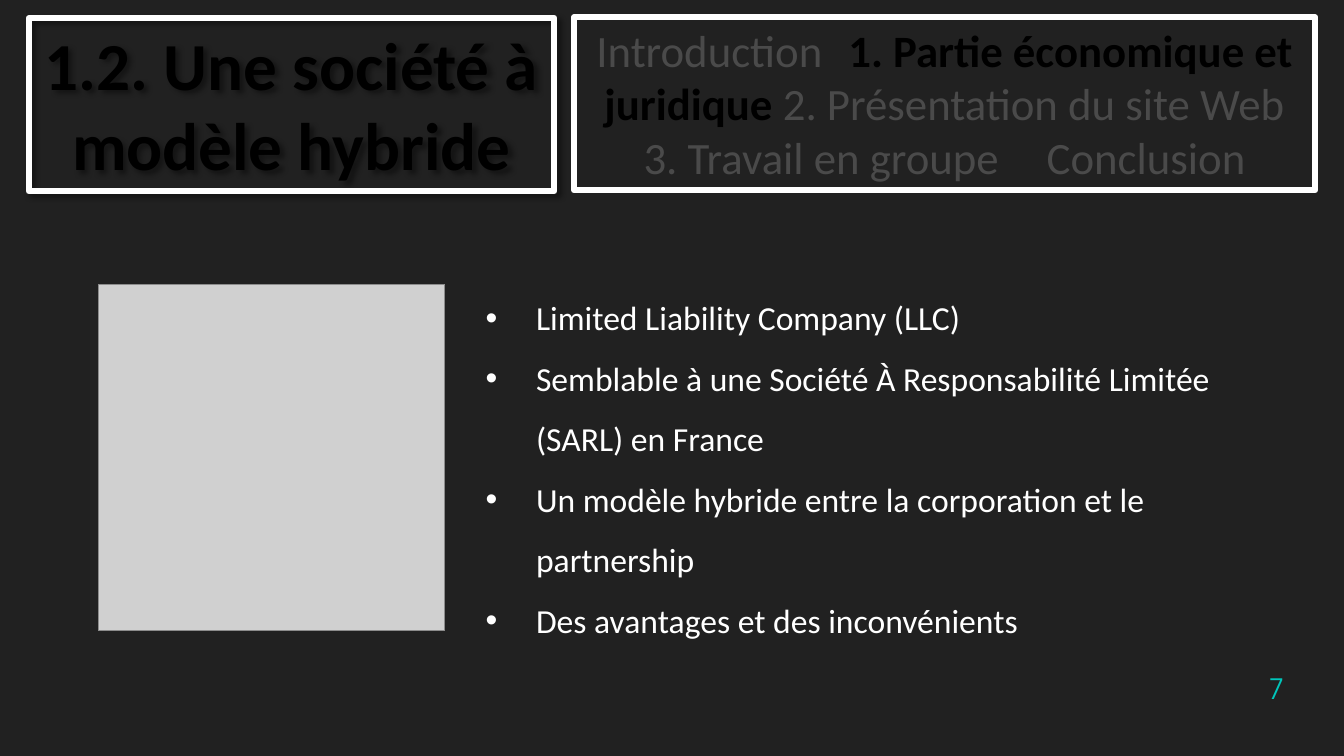
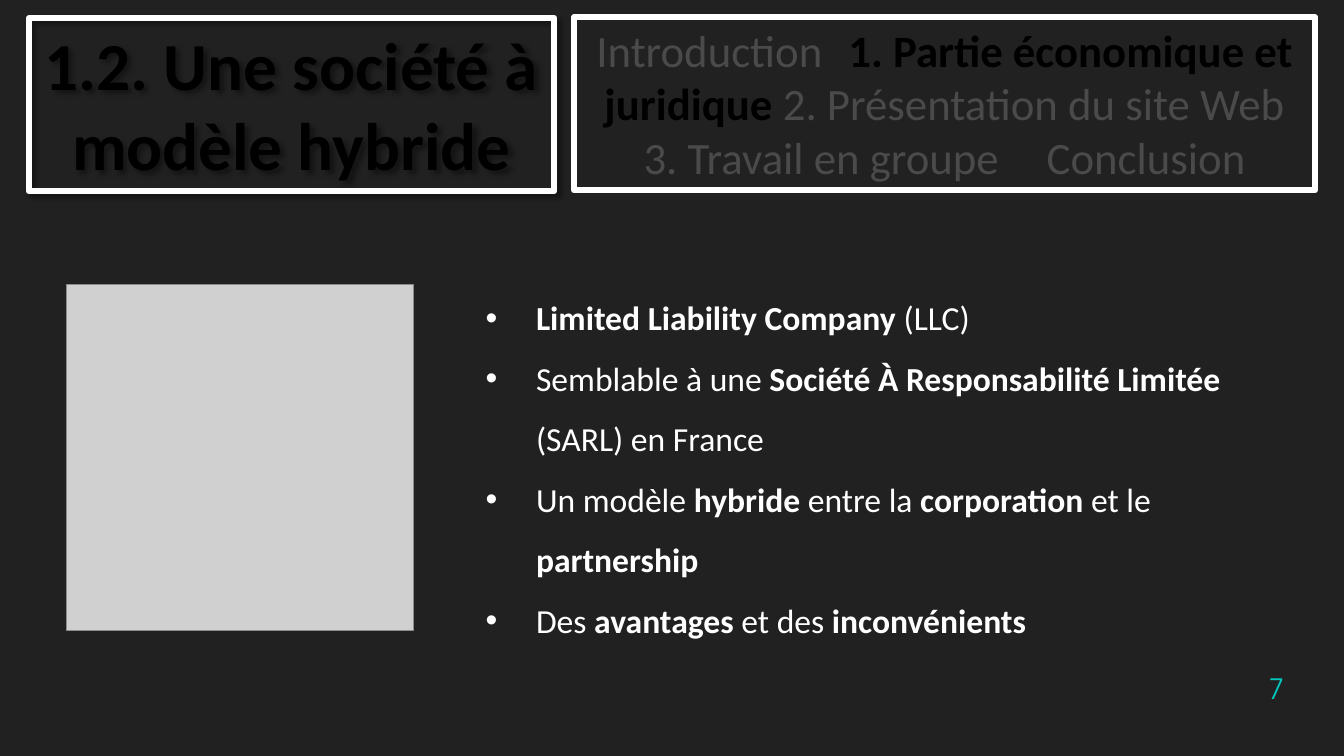
Before and after one commit to TheStaticTurtle/IUT_Website_TTI, a slide deck: slide 7 of Documents/Soutenance.pptx. Drawn at 1344x756 pixels with LibreOffice and Linux fonts; fonts in the diff are those of the drawing; grey boxes stand for pictures; background and template pictures are left out. Boxes give left, top, right and bottom in pixels: in the first picture for what was removed or moved away, otherwise in the second. Text is boxed around its words. In the diff, an @@ line names an element or a change of style, - is before the commit and + after.

```diff
--- a/Documents/Soutenance.pptx
+++ b/Documents/Soutenance.pptx
@@ picture: place and size @@
-picture at <box>98,284,445,631</box>
+picture at <box>67,284,413,631</box>
@@ text "Limited Liability Company (LLC)" at <box>536,305,1220,639</box>: bold on in "Limited Liability Company", "Société À Responsabilité Limitée", "hybride corporation partnership", "avantages inconvénients" @@
```
Also in this commit, not shown: 4 other slides changed.
